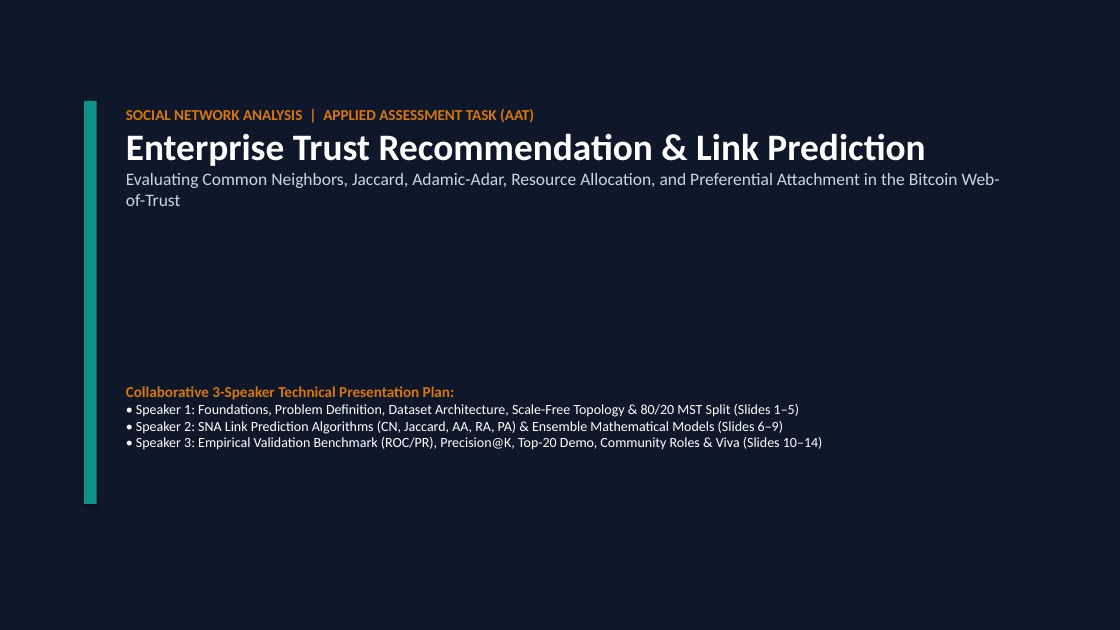
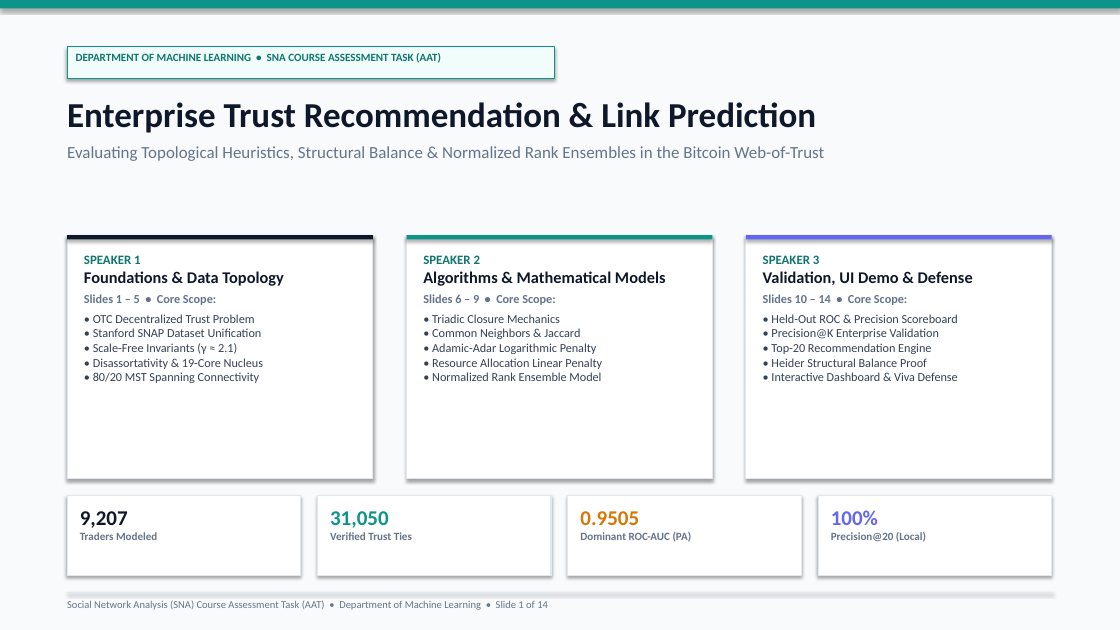
Before and after one commit to Lion4467cat/bitcoin-trust-link-prediction, a slide deck: slide 1 of slides/link_prediction_presentation.pptx. Drawn at 1120x630 pixels with LibreOffice and Linux fonts; fonts in the diff are those of the drawing. Boxes give left, top, right and bottom in pixels: in the first picture for what was removed or moved away, otherwise in the second. Text is boxed around its words. In the diff, an @@ line names an element or a change of style, - is before the commit and + after.

Commit message:
feat(ui,deck,report): overhaul side-by-side suite, light-theme 14-slide deck & publication report
- Overhaul Side-by-Side view in src/serve.py into a 3-mode interactive suite (Table+Live Graph, Trader Head-to-Head, Model vs Model) with zero canvas collapse and smooth Vis.js focus
- Redesign all 14 slides in slides/build_link_prediction_deck.py into a crisp enterprise light aesthetic (#F8FAFC) with framed figures, unclipped single-line titles, and 16/16 test tally
- Rebalance 8-page academic report in reports/build_link_prediction_report.py with sociological literature matrix, Min-Max ensemble scaling proof, metric invariants table, and fixed Unicode glyphs
- Re-export high-resolution link_prediction_precision_at_k.png with unclipped title
- All 16 unit and integration tests passing

```diff
--- a/slides/link_prediction_presentation.pptx
+++ b/slides/link_prediction_presentation.pptx
@@ rectangle at [0,0,1120,630]: fill #0F172A to #F8FAFC @@
@@ rectangle: place and size @@
-rectangle at [84,101,97,504]
+rectangle at [0,0,1120,8]
@@ rectangle added at [67,46,555,78], fill #F0FDFA, outline #0D9488 1 pt @@
@@ text added at [76,53,441,63], 9.5 pt, text #0F766E, bold @@
+DEPARTMENT OF MACHINE LEARNING • SNA COURSE ASSESSMENT TASK (AAT)
@@ text at [67,102,816,133]: size 32 to 30 pt, text colour #FFFFFF to #0F172A in "Enterprise Trust Recommendation & Link Prediction" @@
@@ text "Enterprise Trust Recommendation & Link ...": place and size @@
-text "Enterprise Trust Recommendation & Link ..." at [126,109,1000,206]
+text "Enterprise Trust Recommendation & Link ..." at [67,102,824,161]
@@ text at [126,109,534,122]: paragraph removed @@
-SOCIAL NETWORK ANALYSIS | APPLIED ASSESSMENT TASK (AAT)
@@ text at [67,146,824,161]: text changed; size 15 to 14.5 pt; text colour #CBD5E1 to #64748B @@
-Evaluating Common Neighbors, Jaccard, Adamic-Adar, Resource Allocation, and Preferential Attachment in the Bitcoin Web-of-Trust
+Evaluating Topological Heuristics, Structural Balance & Normalized Rank Ensembles in the Bitcoin Web-of-Trust
@@ rectangle added at [67,235,373,479], fill #FFFFFF, outline #E2E8F0 1 pt @@
@@ rectangle added at [67,235,373,239], fill #0F172A @@
@@ rectangle added at [407,235,712,479], fill #FFFFFF, outline #E2E8F0 1 pt @@
@@ rectangle added at [407,235,712,239], fill #0D9488 @@
@@ rectangle added at [746,235,1052,479], fill #FFFFFF, outline #E2E8F0 1 pt @@
@@ rectangle added at [746,235,1052,239], fill #6366F1 @@
@@ text added at [84,255,263,383], 10.5 pt, text #334155 @@
+SPEAKER 1
+Foundations & Data Topology
+Slides 1 – 5 • Core Scope:
+• OTC Decentralized Trust Problem
+• Stanford SNAP Dataset Unification
+• Scale-Free Invariants (γ ≈ 2.1)
+• Disassortativity & 19-Core Nucleus
+• 80/20 MST Spanning Connectivity
@@ text added at [423,255,602,381], 10.5 pt, text #334155 @@
+SPEAKER 2
+Algorithms & Mathematical Models
+Slides 6 – 9 • Core Scope:
+• Triadic Closure Mechanics
+• Common Neighbors & Jaccard
+• Adamic-Adar Logarithmic Penalty
+• Resource Allocation Linear Penalty
+• Normalized Rank Ensemble Model
@@ text added at [763,255,958,381], 10.5 pt, text #334155 @@
+SPEAKER 3
+Validation, UI Demo & Defense
+Slides 10 – 14 • Core Scope:
+• Held-Out ROC & Precision Scoreboard
+• Precision@K Enterprise Validation
+• Top-20 Recommendation Engine
+• Heider Structural Balance Proof
+• Interactive Dashboard & Viva Defense
@@ text removed at [126,386,823,450] @@
-Collaborative 3-Speaker Technical Presentation Plan:
-• Speaker 1: Foundations, Problem Definition, Dataset Architecture, Scale-Free Topology & 80/20 MST Split (Slides 1–5)
-• Speaker 2: SNA Link Prediction Algorithms (CN, Jaccard, AA, RA, PA) & Ensemble Mathematical Models (Slides 6–9)
-• Speaker 3: Empirical Validation Benchmark (ROC/PR), Precision@K, Top-20 Demo, Community Roles & Viva (Slides 10–14)
@@ rectangle added at [67,496,301,576], fill #FFFFFF, outline #E2E8F0 1 pt @@
@@ rectangle added at [318,496,551,576], fill #FFFFFF, outline #E2E8F0 1 pt @@
@@ rectangle added at [568,496,802,576], fill #FFFFFF, outline #E2E8F0 1 pt @@
@@ rectangle added at [818,496,1052,576], fill #FFFFFF, outline #E2E8F0 1 pt @@
@@ text added at [80,511,157,540], 9.5 pt, text #64748B, bold @@
+9,207
+Traders Modeled
@@ text added at [330,511,412,540], 9.5 pt, text #64748B, bold @@
+31,050
+Verified Trust Ties
@@ text added at [580,511,692,542], 9.5 pt, text #64748B, bold @@
+0.9505
+Dominant ROC-AUC (PA)
@@ text added at [831,510,926,542], 9.5 pt, text #64748B, bold @@
+100%
+Precision@20 (Local)
@@ rectangle added at [67,592,1053,593], fill #E2E8F0 @@
@@ text added at [67,600,548,610], 9 pt, text #64748B @@
+Social Network Analysis (SNA) Course Assessment Task (AAT) • Department of Machine Learning • Slide 1 of 14
```
Also in this commit, not shown: 13 other slides changed, 12 other files.
